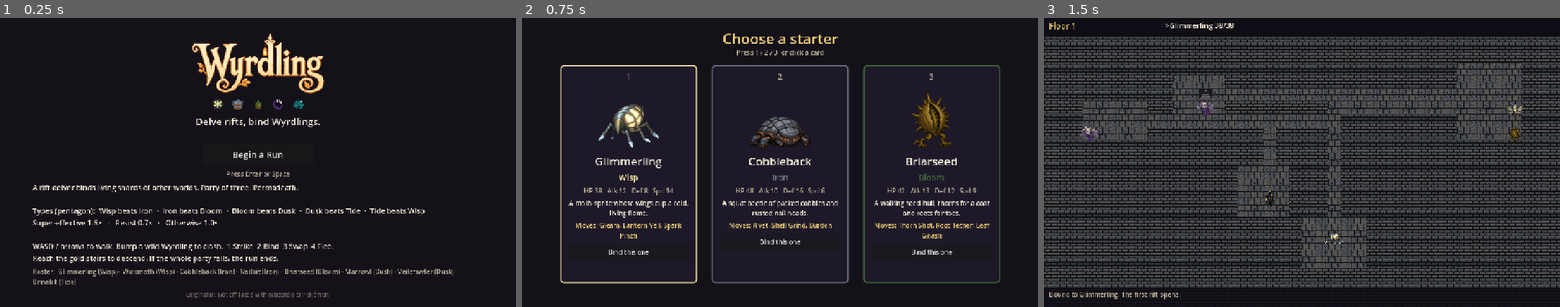
Above: before the commit, frames 1-3 (left to right).
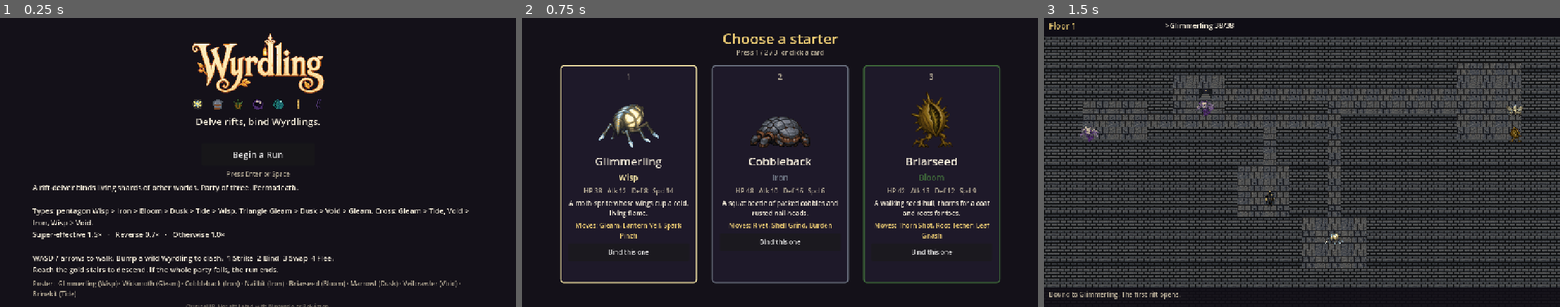
Above: after the commit, the same moments.

Repository: Ghostknife99/wyrdling
Game: Godot game, scene res://main.tscn
Same seed, same stepped clock (60 frames per second), same inputs: the game is played once before the commit and once after it.
Inputs:
- Up to frame 1 (0.25 s): no input
- Up to frame 2 (0.75 s): click "Begin a Run" at 0.5 s
- Up to frame 3 (1.5 s): click "Bind this one" at 1.25 s

The runs differ from the first frame. In frame 1, 5.1% of the frame differs, in the area x 6-91%, y 28-100%; in frame 2, nothing differs; in frame 3, nothing differs.

Commit message:
Expand the type chart to seven original types.
Add Gleam and Void alongside the pentagon, retint Wickmoth and Veilcrawler, and drive matchups from types.json.

Diff:
--- a/data/creatures.json
+++ b/data/creatures.json
@@ -8,19 +8,26 @@
     "atk": 12,
     "def": 8,
     "spd": 14,
-    "moves": ["gleam", "lantern_veil", "spark_pinch"],
+    "moves": [
+      "gleam",
+      "lantern_veil",
+      "spark_pinch"
+    ],
     "description": "A moth-sprite whose wings cup a cold, living flame."
   },
   "wickmoth": {
     "id": "wickmoth",
     "name": "Wickmoth",
-    "type": "Wisp",
+    "type": "Gleam",
     "starter": false,
     "hp": 30,
     "atk": 14,
     "def": 6,
     "spd": 17,
-    "moves": ["ember_sip", "soot_cloud"],
+    "moves": [
+      "ember_sip",
+      "soot_cloud"
+    ],
     "description": "Soot-winged and oil-slick, it coughs cinders when startled."
   },
   "cobbleback": {
@@ -32,7 +39,11 @@
     "atk": 10,
     "def": 16,
     "spd": 6,
-    "moves": ["rivet", "shell_grind", "burden"],
+    "moves": [
+      "rivet",
+      "shell_grind",
+      "burden"
+    ],
     "description": "A squat beetle of packed cobbles and rusted nail-heads."
   },
   "nailbit": {
@@ -44,7 +55,10 @@
     "atk": 16,
     "def": 9,
     "spd": 12,
-    "moves": ["file_bite", "wire_snap"],
+    "moves": [
+      "file_bite",
+      "wire_snap"
+    ],
     "description": "A fidget of wire that chews metal and spits bright filings."
   },
   "briarseed": {
@@ -56,7 +70,11 @@
     "atk": 13,
     "def": 12,
     "spd": 9,
-    "moves": ["thorn_shot", "root_tether", "leaf_gnash"],
+    "moves": [
+      "thorn_shot",
+      "root_tether",
+      "leaf_gnash"
+    ],
     "description": "A walking seed-hull, thorns for a coat and roots for toes."
   },
   "marrowl": {
@@ -68,19 +86,26 @@
     "atk": 15,
     "def": 8,
     "spd": 16,
-    "moves": ["bone_hoot", "shadow_stoop", "quiet_talon"],
+    "moves": [
+      "bone_hoot",
+      "shadow_stoop",
+      "quiet_talon"
+    ],
     "description": "Bone-pale owl that hunts in the hush between heartbeats."
   },
   "veilcrawler": {
     "id": "veilcrawler",
     "name": "Veilcrawler",
-    "type": "Dusk",
+    "type": "Void",
     "starter": false,
     "hp": 44,
     "atk": 12,
     "def": 12,
     "spd": 10,
-    "moves": ["shroud_creep", "peel_light"],
+    "moves": [
+      "shroud_creep",
+      "peel_light"
+    ],
     "description": "A shroud-long crawler that peels darkness off the walls."
   },
   "brinekit": {
@@ -92,7 +117,11 @@
     "atk": 13,
     "def": 10,
     "spd": 13,
-    "moves": ["salt_spray", "pouch_slap", "undertow"],
+    "moves": [
+      "salt_spray",
+      "pouch_slap",
+      "undertow"
+    ],
     "description": "A slick kit with gill-frills and a pouch of black-water brine."
   }
 }
--- a/data/types.json
+++ b/data/types.json
@@ -1,20 +1,59 @@
 {
-  "order": ["Wisp", "Iron", "Bloom", "Dusk", "Tide"],
+  "order": [
+    "Wisp",
+    "Iron",
+    "Bloom",
+    "Dusk",
+    "Tide",
+    "Gleam",
+    "Void"
+  ],
   "super": 1.5,
   "resist": 0.7,
-  "cycle": "Wisp > Iron > Bloom > Dusk > Tide > Wisp",
+  "cycle": "Pentagon Wisp>Iron>Bloom>Dusk>Tide>Wisp. Triangle Gleam>Dusk>Void>Gleam. Cross Gleam>Tide, Void>Iron, Wisp>Void.",
+  "beats": {
+    "Wisp": [
+      "Iron",
+      "Void"
+    ],
+    "Iron": [
+      "Bloom"
+    ],
+    "Bloom": [
+      "Dusk"
+    ],
+    "Dusk": [
+      "Tide",
+      "Void"
+    ],
+    "Tide": [
+      "Wisp"
+    ],
+    "Gleam": [
+      "Dusk",
+      "Tide"
+    ],
+    "Void": [
+      "Gleam",
+      "Iron"
+    ]
+  },
   "colors": {
     "Wisp": "#F4E4A6",
     "Iron": "#6B7280",
     "Bloom": "#3F6B3A",
     "Dusk": "#2D1B4E",
-    "Tide": "#0F4C5C"
+    "Tide": "#0F4C5C",
+    "Gleam": "#E8C872",
+    "Void": "#3D2A5C"
   },
   "icons": {
     "Wisp": "res://art/ui/icon_wisp.png",
     "Iron": "res://art/ui/icon_iron.png",
     "Bloom": "res://art/ui/icon_bloom.png",
     "Dusk": "res://art/ui/icon_dusk.png",
-    "Tide": "res://art/ui/icon_tide.png"
+    "Tide": "res://art/ui/icon_tide.png",
+    "Gleam": "res://art/ui/icon_gleam.png",
+    "Void": "res://art/ui/icon_void.png"
   }
 }
--- a/src/autoload/data_db.gd
+++ b/src/autoload/data_db.gd
@@ -1,14 +1,17 @@
 extends Node
 
-var TYPES: Array[String] = ["Wisp", "Iron", "Bloom", "Dusk", "Tide"]
+var TYPES: Array[String] = ["Wisp", "Iron", "Bloom", "Dusk", "Tide", "Gleam", "Void"]
 var super_mult: float = 1.5
 var resist_mult: float = 0.7
+var type_beats: Dictionary = {}
 var type_colors: Dictionary = {
 	"Wisp": Color("F4E4A6"),
 	"Iron": Color("6B7280"),
 	"Bloom": Color("3F6B3A"),
-	"Dusk": Color("6B4AA0"),
+	"Dusk": Color("2D1B4E"),
 	"Tide": Color("0F4C5C"),
+	"Gleam": Color("E8C872"),
+	"Void": Color("3D2A5C"),
 }
 
 var creatures: Dictionary = {}
@@ -46,6 +49,13 @@
 	if data.has("colors"):
 		for k in data["colors"]:
 			type_colors[str(k)] = Color(str(data["colors"][k]))
+	type_beats.clear()
+	if data.has("beats"):
+		for k in data["beats"]:
+			var arr: Array = []
+			for v in data["beats"][k]:
+				arr.append(str(v))
+			type_beats[str(k)] = arr
 
 
 func _ingest_table(text: String, is_creatures: bool) -> void:
@@ -81,14 +91,13 @@
 
 
 func type_mod(atk_type: String, def_type: String) -> float:
-	var ai: int = TYPES.find(atk_type)
-	var di: int = TYPES.find(def_type)
-	if ai < 0 or di < 0:
+	if atk_type == def_type:
 		return 1.0
-	var n: int = TYPES.size()
-	if di == (ai + 1) % n:
+	var atk_list: Array = type_beats.get(atk_type, [])
+	if def_type in atk_list:
 		return super_mult
-	if ai == (di + 1) % n:
+	var def_list: Array = type_beats.get(def_type, [])
+	if atk_type in def_list:
 		return resist_mult
 	return 1.0
 
--- a/src/smoke/smoke_test.gd
+++ b/src/smoke/smoke_test.gd
@@ -22,6 +22,18 @@
 	failed += _expect(is_equal_approx(db.type_mod("Iron", "Wisp"), 0.7), "Iron resists Wisp 0.7x")
 	failed += _expect(is_equal_approx(db.type_mod("Wisp", "Wisp"), 1.0), "same-type 1.0x")
 	failed += _expect(is_equal_approx(db.type_mod("Wisp", "Bloom"), 1.0), "skip-one 1.0x")
+	failed += _expect(is_equal_approx(db.type_mod("Gleam", "Dusk"), 1.5), "Gleam beats Dusk 1.5x")
+	failed += _expect(is_equal_approx(db.type_mod("Dusk", "Void"), 1.5), "Dusk beats Void 1.5x")
+	failed += _expect(is_equal_approx(db.type_mod("Void", "Gleam"), 1.5), "Void beats Gleam 1.5x")
+	failed += _expect(is_equal_approx(db.type_mod("Dusk", "Gleam"), 0.7), "Dusk resists Gleam 0.7x")
+	failed += _expect(is_equal_approx(db.type_mod("Gleam", "Tide"), 1.5), "Gleam beats Tide 1.5x")
+	failed += _expect(is_equal_approx(db.type_mod("Tide", "Gleam"), 0.7), "Tide resists Gleam 0.7x")
+	failed += _expect(is_equal_approx(db.type_mod("Void", "Iron"), 1.5), "Void beats Iron 1.5x")
+	failed += _expect(is_equal_approx(db.type_mod("Iron", "Void"), 0.7), "Iron resists Void 0.7x")
+	failed += _expect(is_equal_approx(db.type_mod("Wisp", "Void"), 1.5), "Wisp beats Void 1.5x")
+	failed += _expect(is_equal_approx(db.type_mod("Void", "Wisp"), 0.7), "Void resists Wisp 0.7x")
+	failed += _expect(str(db.creatures["wickmoth"]["type"]) == "Gleam", "Wickmoth is Gleam")
+	failed += _expect(str(db.creatures["veilcrawler"]["type"]) == "Void", "Veilcrawler is Void")
 
 	gs.rng.seed = 42
 	gs.start_run("glimmerling")
--- a/src/ui/title.gd
+++ b/src/ui/title.gd
@@ -35,7 +35,7 @@
 	var icons := HBoxContainer.new()
 	icons.alignment = BoxContainer.ALIGNMENT_CENTER
 	icons.add_theme_constant_override("separation", 18)
-	for tid in ["Wisp", "Iron", "Bloom", "Dusk", "Tide"]:
+	for tid in DataDB.TYPES:
 		var ic := TextureRect.new()
 		ic.texture = load("res://art/ui/icon_%s.png" % tid.to_lower())
 		ic.custom_minimum_size = Vector2(32, 32)
@@ -75,14 +75,14 @@
 	body.autowrap_mode = TextServer.AUTOWRAP_WORD_SMART
 	body.add_theme_font_size_override("font_size", 18)
 	body.add_theme_color_override("font_color", INK)
-	body.text = "A rift-delver binds living shards of other worlds. Party of three. Permadeath.\n\nTypes (pentagon):  Wisp beats Iron  ·  Iron beats Bloom  ·  Bloom beats Dusk  ·  Dusk beats Tide  ·  Tide beats Wisp\nSuper-effective 1.5×   ·   Resist 0.7×   ·   Otherwise 1.0×\n\nWASD / arr …(154 unchanged characters)…
+	body.text = "A rift-delver binds living shards of other worlds. Party of three. Permadeath.\n\nTypes: pentagon Wisp > Iron > Bloom > Dusk > Tide > Wisp. Triangle Gleam > Dusk > Void > Gleam. Cross: Gleam > Tide, Void > Iron, Wisp > Void.\nSuper-effective 1.5×   ·   Reverse 0.7×   ·   Otherwise 1.0×\n\nWASD / arr …(154 unchanged characters)…
 	root.add_child(body)
 
 	var roster := Label.new()
 	roster.autowrap_mode = TextServer.AUTOWRAP_WORD_SMART
 	roster.add_theme_font_size_override("font_size", 16)
 	roster.add_theme_color_override("font_color", MUTED)
-	roster.text = "Roster:  Glimmerling (Wisp) · Wickmoth (Wisp) · Cobbleback (Iron) · Nailbit (Iron) · Briarseed (Bloom) · Marrowl (Dusk) · Veilcrawler (Dusk) · Brinekit (Tide)"
+	roster.text = "Roster:  Glimmerling (Wisp) · Wickmoth (Gleam) · Cobbleback (Iron) · Nailbit (Iron) · Briarseed (Bloom) · Marrowl (Dusk) · Veilcrawler (Void) · Brinekit (Tide)"
 	root.add_child(roster)
 
 	var orig := Label.new()
Binary file added: art/ui/icon_gleam.png
Binary file added: art/ui/icon_void.png
Not shown, changed: README.md
